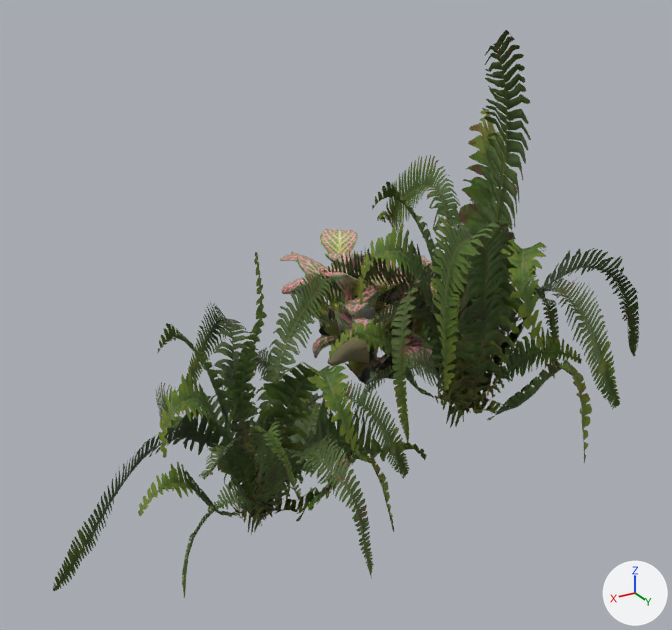
A saved change to the glTF model source/assets/specimens/plants.glb.
Before and after are seen from a 50 mm lens placed at (1.77, 3.28, 2.84), pointed at (-0.01, 0.33, 1.36). Lighting does not change. The marker at lower right points along +X, +Y and +Z. The picture after the commit comes second. Vertices at exactly the same position are counted once.

Names of what the first picture shows: 'Fern 02 · B', 'Fern 02 · C', 'Pink Angel Fittonia · harenil'.
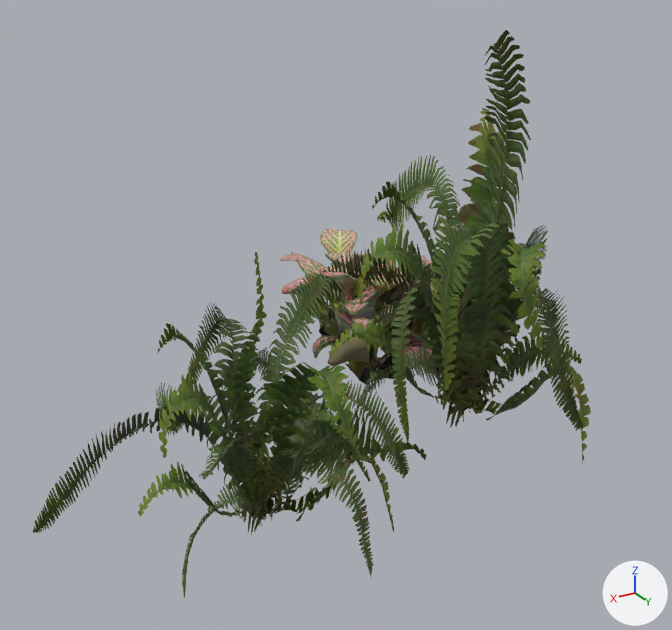
What changed in the scene script:
```text
Change me_fern_02___b:
    used by ob_fern_02___b; location = (0.0, 0.0, 0.0)
    remove me_fern_02___b.from_pydata(...)  # 1590 vertices, 2384 faces; spans x -1.46..0.21, y -0.27..1.3, z 0.76..2.49
    add me_fern_02___b.from_pydata(...)  # 1590 vertices, 2384 faces; spans x -1.32..0.21, y -0.27..1.3, z 0.76..2.49
    me_fern_02___b part 1: the loose piece of 85 vertices spanning x -1.46..-0.45, y 0.44..0.77, z 0.89..1.65 is turned 40 degrees about the z axis through its middle, then moved by (0.06, -0.29, 0.0)
    me_fern_02___b part 2: the loose piece of 95 vertices spanning x -0.81..-0.5, y 0.44..1.16, z 0.87..1.58 is turned -21 degrees about the z axis through its middle, then moved by (0.12, 0.02, 0.0)
    other edits to the shape of me_fern_02___b do not show in these pictures
Change me_fern_02___c:
    used by ob_fern_02___c; location = (0.0, 0.0, 0.0)
    remove me_fern_02___c.from_pydata(...)  # 1500 vertices, 2248 faces; spans x -0.149..1.299, y -0.013..1.235, z 0.657..1.868
    add me_fern_02___c.from_pydata(...)  # 1500 vertices, 2248 faces; spans x -0.149..1.274, y -0.013..1.253, z 0.657..1.868
    me_fern_02___c part 3: the loose piece of 115 vertices spanning x 0.437..0.728, y 0.575..1.235, z 0.749..1.43 is turned 21 degrees about the z axis through its middle, then moved by (-0.118, 0.013, 0.0)
    me_fern_02___c part 4: the loose piece of 95 vertices spanning x 0.461..1.299, y 0.476..0.729, z 0.736..1.321 is turned -25 degrees about the z axis through its middle, then moved by (-0.025, -0.171, 0.0)
```

Pixel boxes (x1, y1, x2, y2) of what changed, in the pictures (672 x 630 px; the box of a moved part takes in the faces that stretch with it):
'Fern 02 · B', reshaped (14% narrower)
    before: (288, 30, 639, 463)
    after: (288, 30, 591, 462)
'Fern 02 · C', reshaped
    before: (53, 252, 426, 598)
    after: (33, 252, 426, 598)
part 1 of me_fern_02___b, moved or reshaped
    before: (460, 248, 639, 414)
    after: (467, 225, 548, 411)
part 2 of me_fern_02___b, moved or reshaped
    before: (481, 277, 620, 410)
    after: (471, 288, 584, 431)
part 3 of me_fern_02___c, moved or reshaped
    before: (250, 420, 301, 523)
    after: (258, 409, 370, 523)
part 4 of me_fern_02___c, moved or reshaped
    before: (53, 406, 255, 591)
    after: (33, 403, 235, 533)
